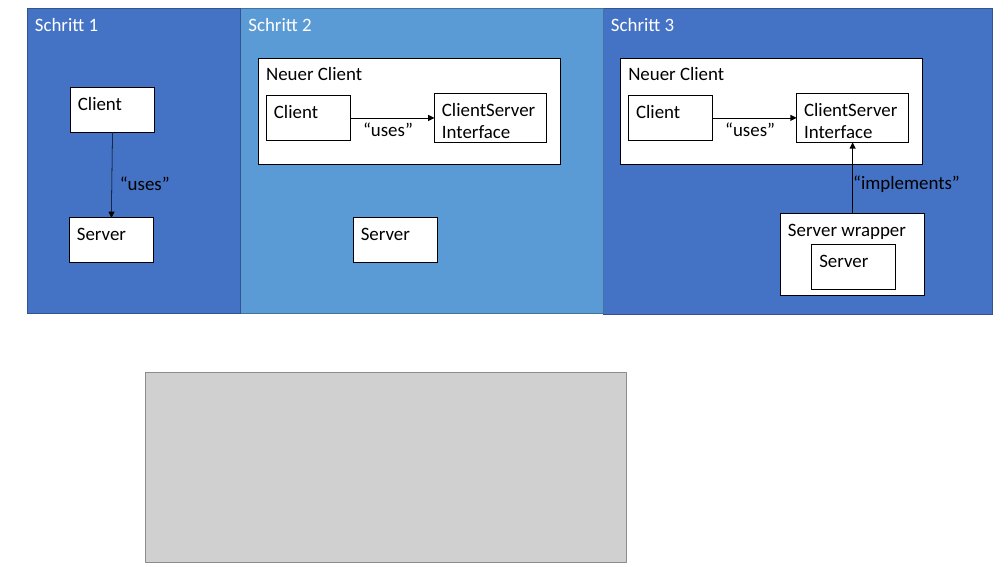
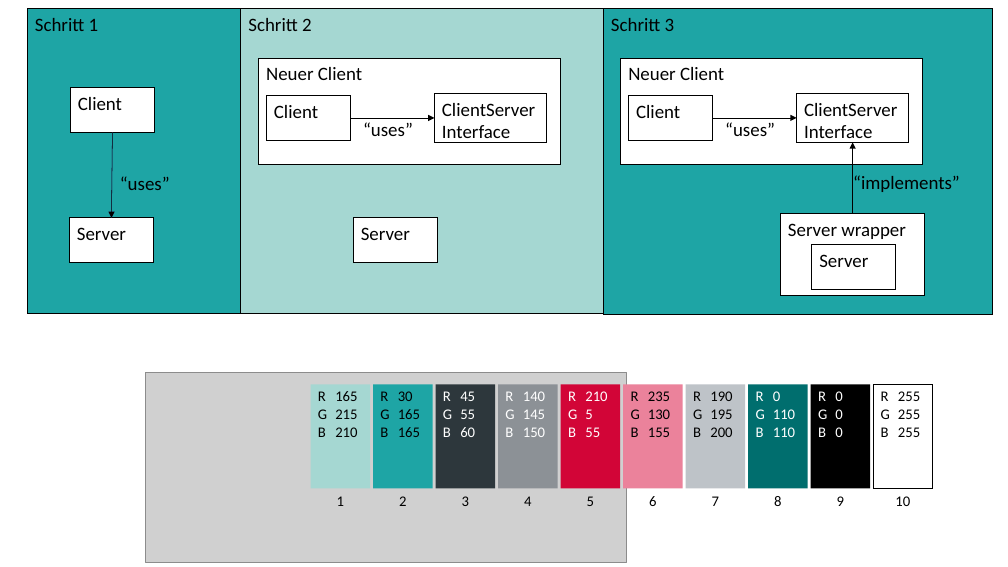
Before and after one commit to unibas-marcelluethi/software-engineering, a slide deck: slide 26 of docs/slides/drawings/graphics.pptx. Drawn at 1008x567 pixels with LibreOffice and Linux fonts; fonts in the diff are those of the drawing; grey boxes stand for pictures. Boxes give left, top, right and bottom in pixels: in the first picture for what was removed or moved away, otherwise in the second. Text is boxed around its words. In the diff, an @@ line names an element or a change of style, - is before the commit and + after.

```diff
--- a/docs/slides/drawings/graphics.pptx
+++ b/docs/slides/drawings/graphics.pptx
@@ rectangle "Schritt 1" at [27,9,240,314]: text colour #FFFFFF to #000000; fill #4472C4 to #1EA5A5; outline #325491 1 pt to #000000 1 pt @@
@@ rectangle "Schritt 2" at [241,9,604,314]: text colour #FFFFFF to #000000; fill #5B9BD5 to #A5D7D2; outline #43739E 1 pt to #000000 1 pt @@
@@ rectangle "Schritt 3" at [603,9,993,315]: text colour #FFFFFF to #000000; fill #4472C4 to #1EA5A5; outline #325491 1 pt to #000000 1 pt @@
@@ rectangle added at [311,384,371,488], fill #A5D7D2, 14 pt, text #000000 @@
+R 165
+G 215
+B 210
@@ rectangle added at [373,384,433,488], fill #1EA5A5, 14 pt, text #000000 @@
+R 30
+G 165
+B 165
@@ rectangle added at [436,384,495,488], fill #2D373C, 14 pt, text #FFFFFF @@
+R 45
+G 55
+B 60
@@ rectangle added at [498,384,558,488], fill #8C9196, 14 pt, text #FFFFFF @@
+R 140
+G 145
+B 150
@@ rectangle added at [561,384,621,488], fill #D20537, 14 pt, text #FFFFFF @@
+R 210
+G 5
+B 55
@@ rectangle added at [623,384,683,488], fill #EB829B, 14 pt, text #000000 @@
+R 235
+G 130
+B 155
@@ rectangle added at [686,384,746,488], fill #BEC3C8, 14 pt, text #000000 @@
+R 190
+G 195
+B 200
@@ rectangle added at [749,384,808,488], fill #006E6E, 14 pt, text #FFFFFF @@
+R 0
+G 110
+B 110
@@ rectangle added at [811,384,870,488], fill #000000, 14 pt, text #FFFFFF @@
+R 0
+G 0
+B 0
@@ rectangle added at [873,384,933,488], fill #FFFFFF, outline #000000 0.25 pt, 14 pt, text #000000 @@
+R 255
+G 255
+B 255
@@ text added at [337,496,344,506], 14 pt, text #000000 @@
+1
@@ text added at [399,496,406,506], 14 pt, text #000000 @@
+2
@@ text added at [462,496,469,506], 14 pt, text #000000 @@
+3
@@ text added at [524,496,531,506], 14 pt, text #000000 @@
+4
@@ text added at [587,496,594,506], 14 pt, text #000000 @@
+5
@@ text added at [649,496,656,506], 14 pt, text #000000 @@
+6
@@ text added at [712,496,719,506], 14 pt, text #000000 @@
+7
@@ text added at [774,496,781,506], 14 pt, text #000000 @@
+8
@@ text added at [837,496,844,506], 14 pt, text #000000 @@
+9
@@ text added at [895,496,910,506], 14 pt, text #000000 @@
+10
```
Also in this commit, not shown: 1 slide added, 8 other files.
